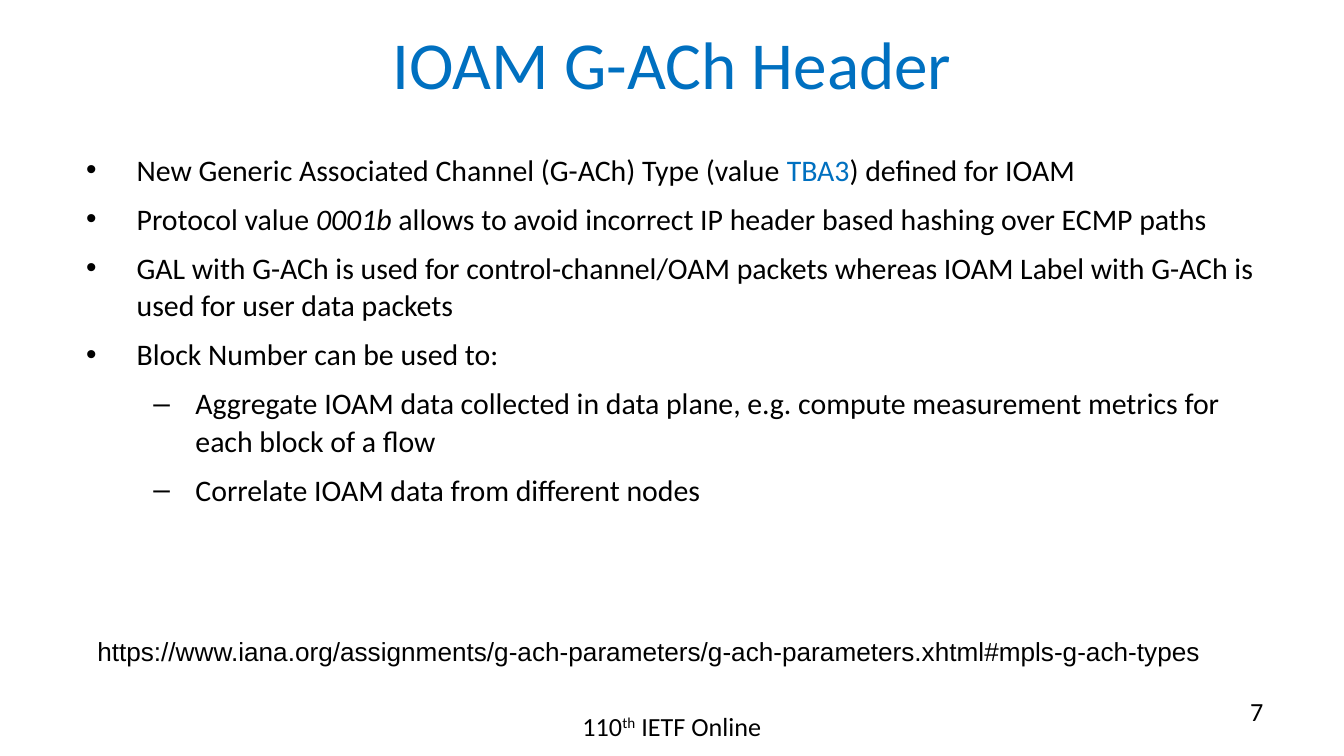
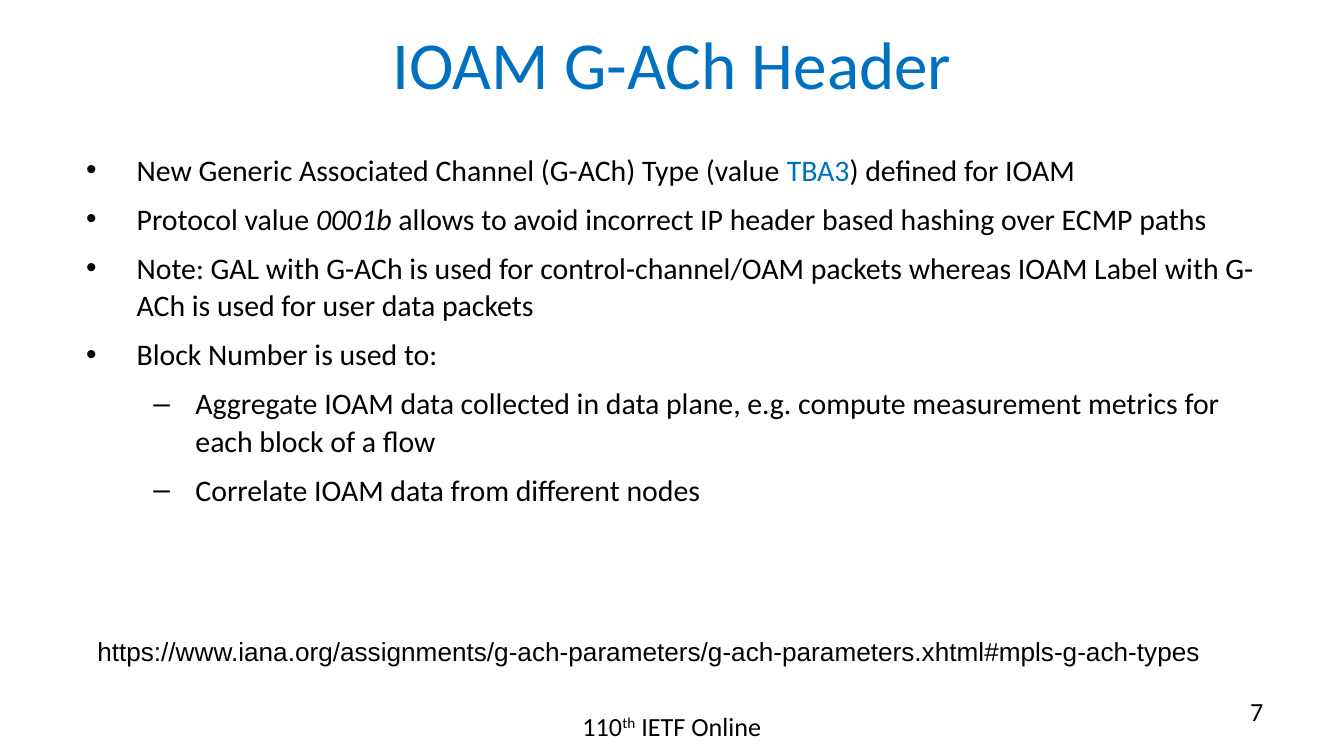
Before and after one commit to rakgandhi/ietf-slides, a slide deck: slide 7 of draft-gandhi-mpls-ioam-sr-06.pptx. Drawn at 1344x756 pixels with LibreOffice and Linux fonts; fonts in the diff are those of the drawing. Boxes give left, top, right and bottom in pixels: in the first picture for what was removed or moved away, otherwise in the second. Text is boxed around its words. In the diff, an @@ line names an element or a change of style, - is before the commit and + after.

```diff
--- a/draft-gandhi-mpls-ioam-sr-06.pptx
+++ b/draft-gandhi-mpls-ioam-sr-06.pptx
@@ text at (137, 258, 1253, 366): text changed @@
-• GAL with G-ACh is used for control-channel/OAM packets whereas IOAM Label with G-ACh is used for user data packets
-• Block Number can be used to:
+• Note: GAL with G-ACh is used for control-channel/OAM packets whereas IOAM Label with G-ACh is used for user data packets
+• Block Number is used to:
```
Also in this commit, not shown: 7 other slides changed, 1 other file.
